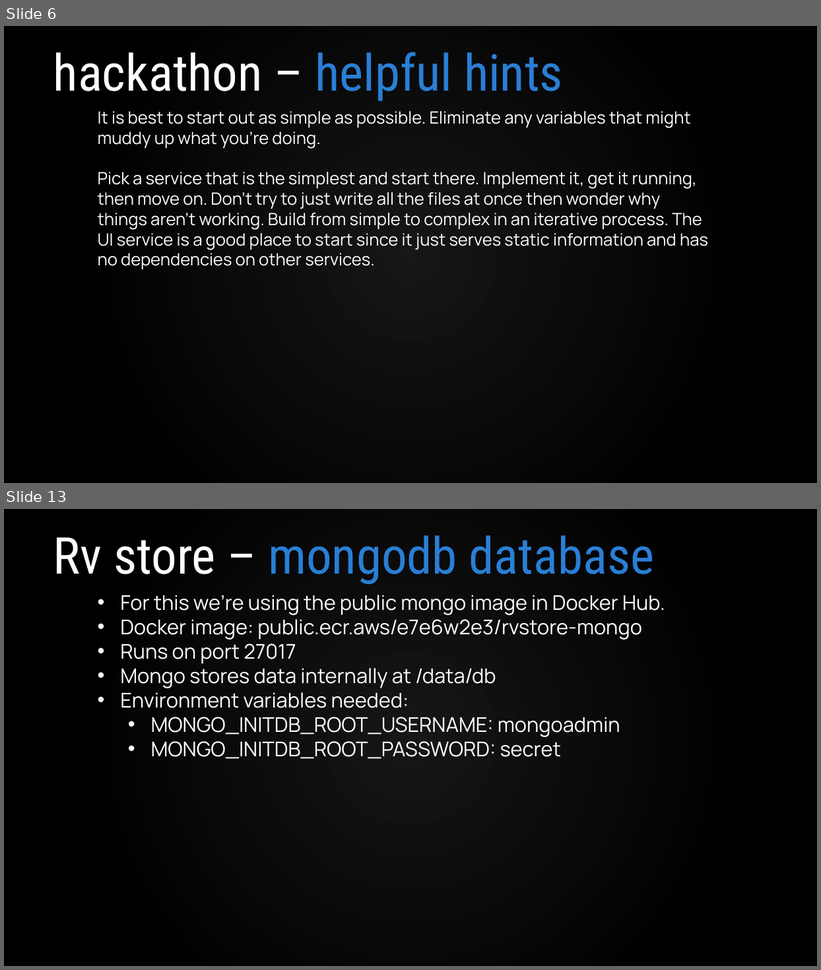
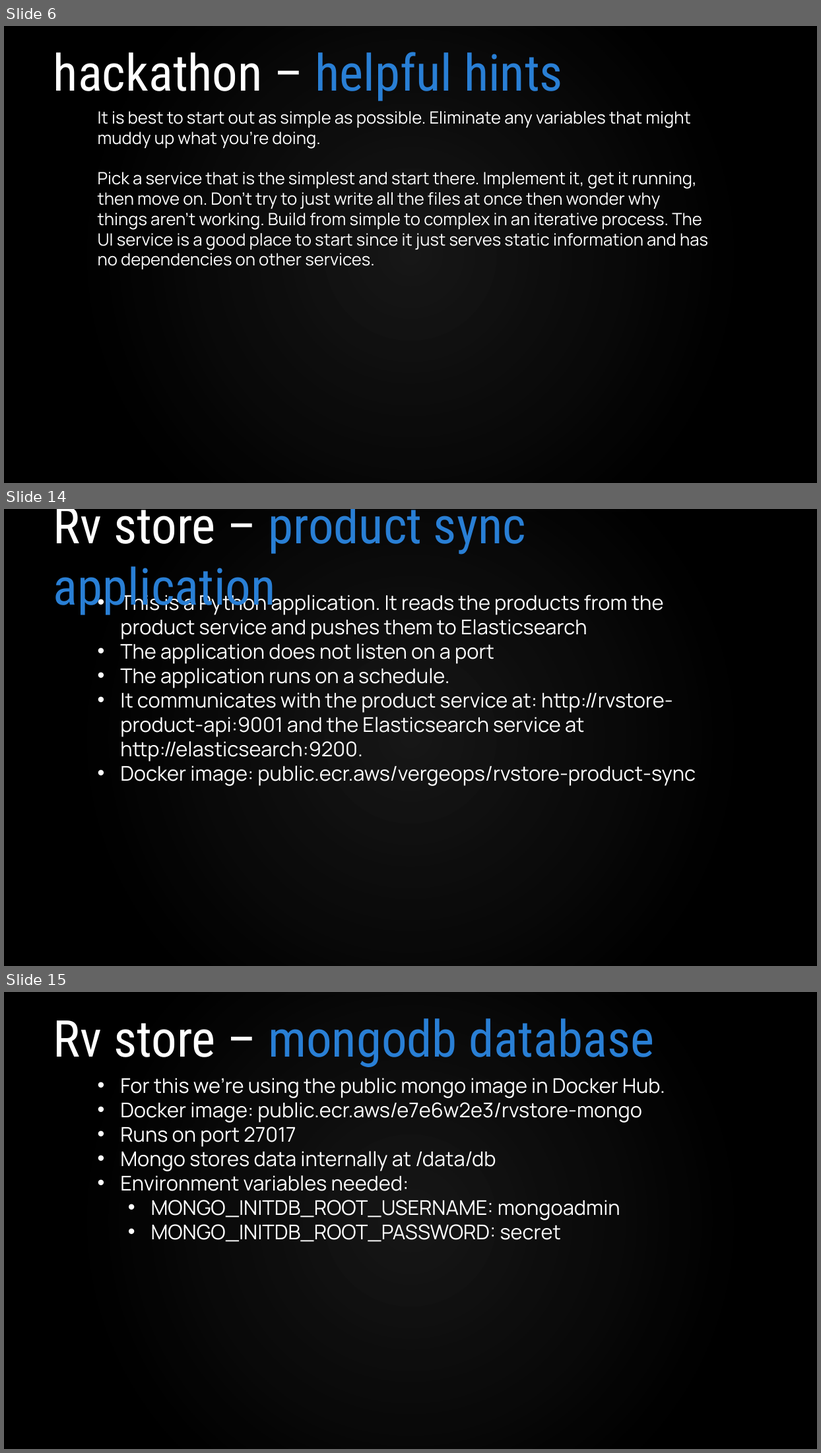
Before and after one commit to VergeOps/k8s-rvstore, a slide deck: rvstore_hackathon/Docker-RV Store Hackathon.pptx. Shown one above the other, each under a label of ours: slides 6 and 13 before the commit, slides 6, 14 and 15 after it; the slides between them are not shown. The pictures are 821x970 and 821x1453 pixels, drawn with LibreOffice and Linux fonts; fonts in the diff are those of the drawing; background and template pictures are left out. Boxes give left, top, right and bottom in pixels: in the first picture for what was removed or moved away, otherwise in the second. Text is boxed around its words. In the diff, an @@ line names an element or a change of style, - is before the commit and + after.

Commit message:
Updated Docker hackathon

```diff
--- a/rvstore_hackathon/Docker-RV Store Hackathon.pptx
+++ b/rvstore_hackathon/Docker-RV Store Hackathon.pptx
@@ slide 14 added at box(4, 509, 817, 966), background picture (left out) @@
@@ rectangle added at box(4, 509, 817, 966), fill #000000 at 55% opacity @@
@@ title added at box(54, 509, 526, 615), 60 pt, text #297FD5 @@
+Rv store – product sync application
@@ text added at box(120, 591, 696, 786), 24 pt, text #FFFFFF @@
+• This is a Python application. It reads the products from the product service and pushes them to Elasticsearch
+• The application does not listen on a port
+• The application runs on a schedule.
+• It communicates with the product service at: http://rvstore-product-api:9001 and the Elasticsearch service at http://elasticsearch:9200.
+• Docker image: public.ecr.aws/vergeops/rvstore-product-sync
@@ what was slide 13 is now slide 15 @@
```
Also in this commit, not shown: 7 slides changed, 1 other slide added, 2 other files.
